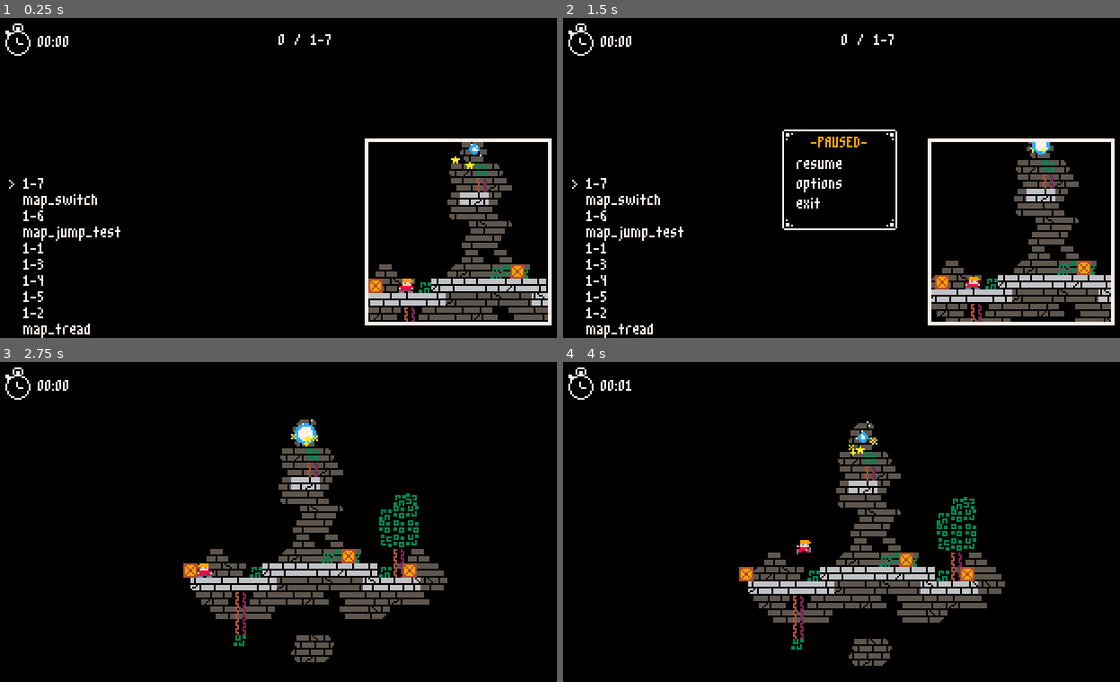
Above: before the commit, frames 1-4 (two rows, left to right).
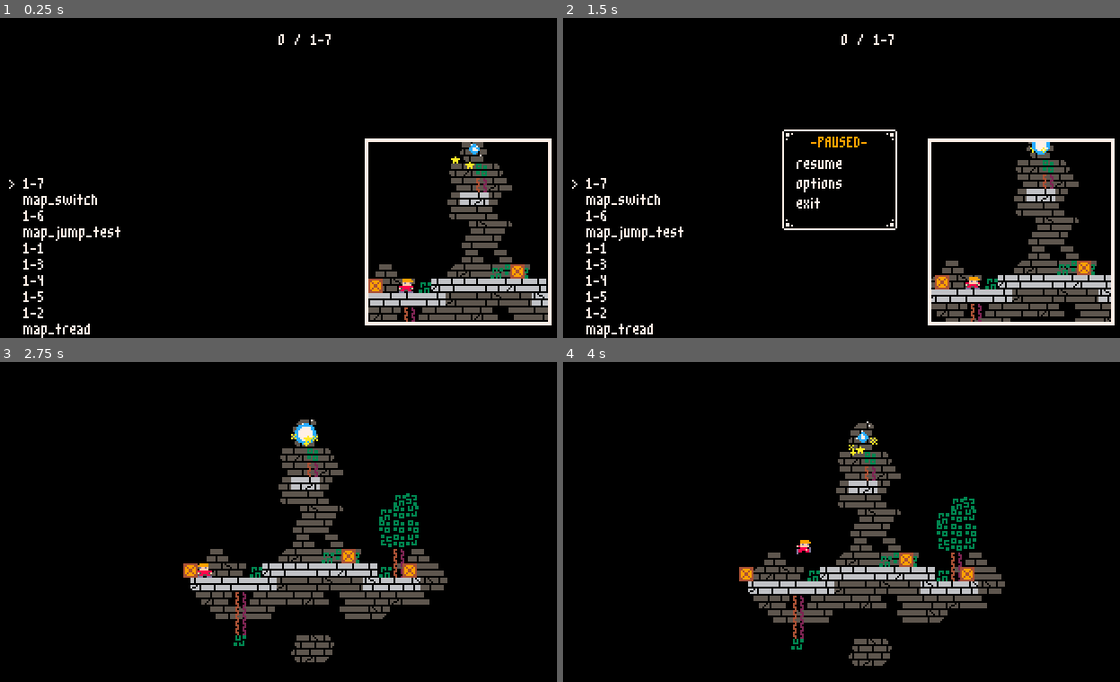
Above: after the commit, the same moments.

Repository: HarmonyHoney/tiny_crate
Game: Godot game, scene res://Scene/select.tscn
Same seed, same stepped clock (60 frames per second), same inputs: the game is played once before the commit and once after it.
Inputs (mouse positions are in pixels of both pictures, inside the frame that each line leads up to):
- Up to frame 1 (0.25 s): no input
- Up to frame 2 (1.5 s): tap Enter at 0.5 s; move the mouse to (964, 158) at 0.52 s; hold Right (right) 0.53-1.25 s; tap X (action) at 0.6 s; click (964, 158) at 0.67 s; tap Z (jump) at 0.77 s; tap Space at 1.25 s; drag from (724, 190) to (813, 242) at 1.27 s
- Up to frame 3 (2.75 s): tap Enter at 2 s; move the mouse to (334, 448) at 2.02 s; hold Left (left) from 2.03 s (still down); tap X (action) at 2.1 s
- Up to frame 4 (4 s): release Left (left) at 2.75 s; drag from (813, 586) to (668, 470) at 2.77 s; tap Space at 3.5 s; move the mouse to (1014, 570) at 3.52 s; hold Right (right) from 3.53 s (still down); tap X (action) at 3.6 s; tap Z (jump) at 3.77 s

The runs differ from the first frame. In frame 1, 0.2% of the frame differs, in the area x 0-13%, y 1-12%; in frame 2, 0.2%; in frame 3, 0.2%; in frame 4, 0.2%.

Commit message:
timer hidden. work on Level Select now...

Diff:
--- a/Scene/AutoLoad/HUD.tscn
+++ b/Scene/AutoLoad/HUD.tscn
@@ -9,7 +9,8 @@
 pause_mode = 2
 script = ExtResource( 2 )
 
-[node name="TextureRect" type="TextureRect" parent="."]
+[node name="Timer" type="TextureRect" parent="."]
+visible = false
 margin_right = 32.0
 margin_bottom = 32.0
 texture = ExtResource( 4 )
@@ -17,10 +18,10 @@
 "_edit_use_anchors_": false
 }
 
-[node name="Timer" type="Label" parent="."]
+[node name="Label" type="Label" parent="Timer"]
 margin_left = 27.0
 margin_top = 12.0
-margin_right = 51.0
+margin_right = 53.0
 margin_bottom = 20.0
 custom_fonts/font = ExtResource( 1 )
 custom_colors/font_color = Color( 1, 0.945098, 0.909804, 1 )
--- a/Script/AutoLoad/HUD.gd
+++ b/Script/AutoLoad/HUD.gd
@@ -12,7 +12,7 @@
 
 
 func _ready():
-	node_timer = $Timer
+	node_timer = $Timer/Label
 	node_death = $Death
 
 	pause = $Pause
